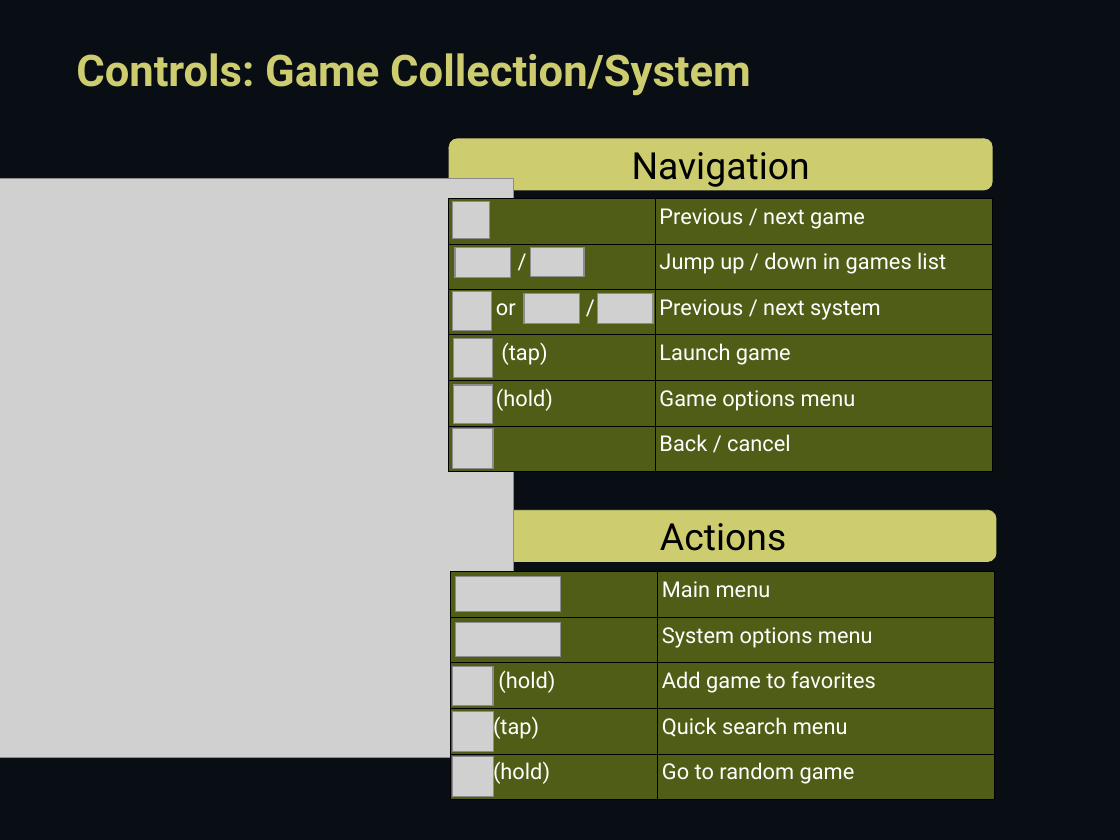
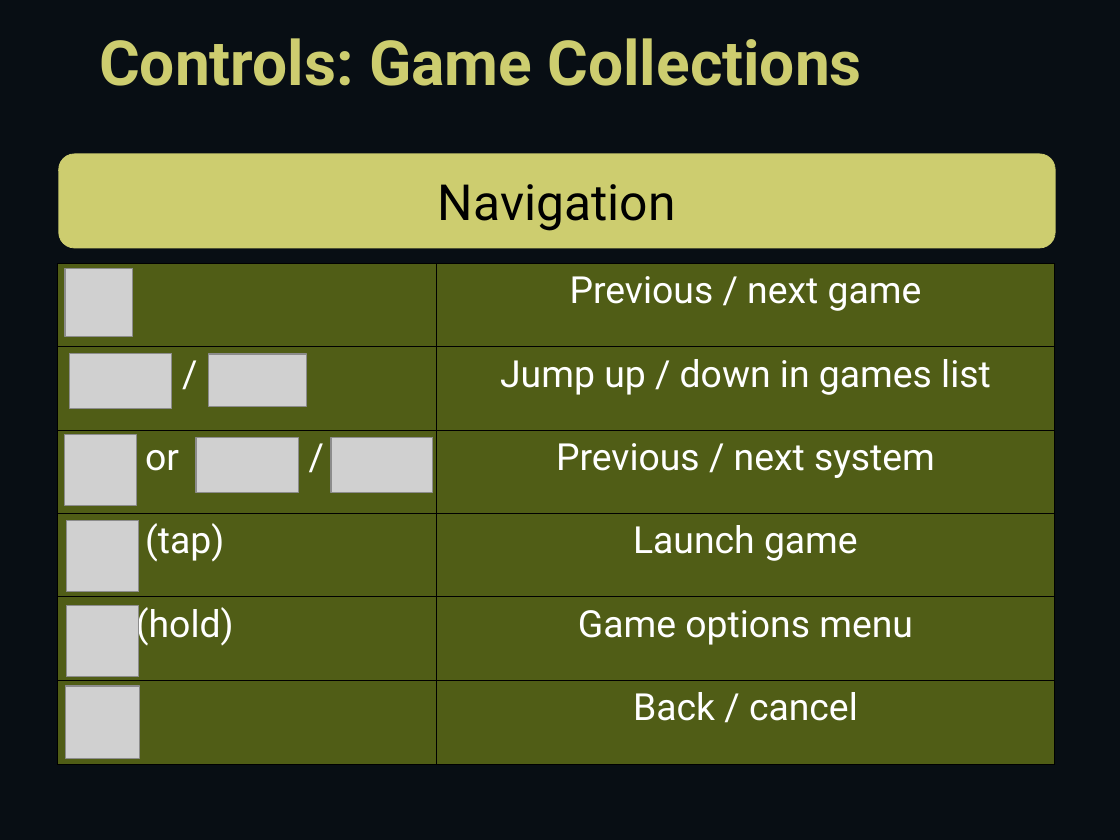
Before and after one commit to knulli-cfw/knulli-notice, a slide deck: slide 9 of notice.odp (slide 5 before the commit). Drawn at 1120x840 pixels with LibreOffice and Linux fonts; fonts in the diff are those of the drawing; grey boxes stand for pictures. Boxes give left, top, right and bottom in pixels: in the first picture for what was removed or moved away, otherwise in the second. Text is boxed around its words. In the diff, an @@ line names an element or a change of style, - is before the commit and + after.

```diff
--- a/notice.odp
+++ b/notice.odp
@@ free "Controls: Game Collections": place and size @@
-free "Controls: Game Collections" at bbox=[65, 37, 766, 101]
+free "Controls: Game Collections" at bbox=[88, 18, 1007, 102]
@@ text in free at bbox=[99, 38, 862, 86]: text changed; size 28 to 40 pt @@
-Controls: Game Collection/System
+Controls: Game Collections
@@ freeform shape "Navigation": place and size @@
-freeform shape "Navigation" at bbox=[449, 139, 992, 190]
+freeform shape "Navigation" at bbox=[58, 153, 1055, 248]
@@ freeform shape "Navigation" at bbox=[58, 153, 1055, 248]: size 24 to 32 pt @@
@@ table at bbox=[57, 263, 1054, 764] @@
@@ size 14 to 24 pt @@
@@ alignment left to centre @@
@@ table: place and size @@
-table at bbox=[448, 198, 992, 472]
+table at bbox=[57, 263, 1054, 764]
@@ picture: place and size @@
-picture at bbox=[452, 202, 489, 239]
+picture at bbox=[65, 269, 133, 337]
@@ picture: place and size @@
-picture at bbox=[455, 248, 511, 278]
+picture at bbox=[69, 354, 171, 409]
@@ picture: place and size @@
-picture at bbox=[454, 338, 493, 377]
+picture at bbox=[208, 354, 306, 407]
@@ picture removed at bbox=[454, 385, 493, 424] @@
@@ picture: place and size @@
-picture at bbox=[531, 248, 584, 277]
+picture at bbox=[65, 435, 137, 506]
@@ picture: place and size @@
-picture at bbox=[0, 178, 513, 757]
+picture at bbox=[196, 437, 299, 492]
@@ picture: place and size @@
-picture at bbox=[452, 429, 493, 468]
+picture at bbox=[332, 438, 433, 493]
@@ picture: place and size @@
-picture at bbox=[598, 293, 654, 324]
+picture at bbox=[66, 521, 139, 592]
@@ freeform shape removed at bbox=[450, 511, 996, 562] @@
-Actions
@@ table removed at bbox=[451, 572, 996, 800], 5 rows, 2 columns @@
- | Main menu
- | System options menu
-(hold) | Add game to favorites
-(tap) | Quick search menu
-(hold) | Go to random game
@@ picture removed at bbox=[455, 577, 560, 612] @@
@@ picture: place and size @@
-picture at bbox=[452, 292, 492, 332]
+picture at bbox=[66, 606, 139, 678]
@@ picture removed at bbox=[456, 623, 561, 657] @@
@@ picture: place and size @@
-picture at bbox=[524, 293, 580, 324]
+picture at bbox=[66, 687, 140, 758]
@@ picture removed at bbox=[452, 666, 493, 706] @@
@@ picture removed at bbox=[452, 712, 493, 752] @@
@@ picture removed at bbox=[452, 757, 493, 796] @@
```
Also in this commit, not shown: 7 other slides changed, 9 slides added, 1 other file.
